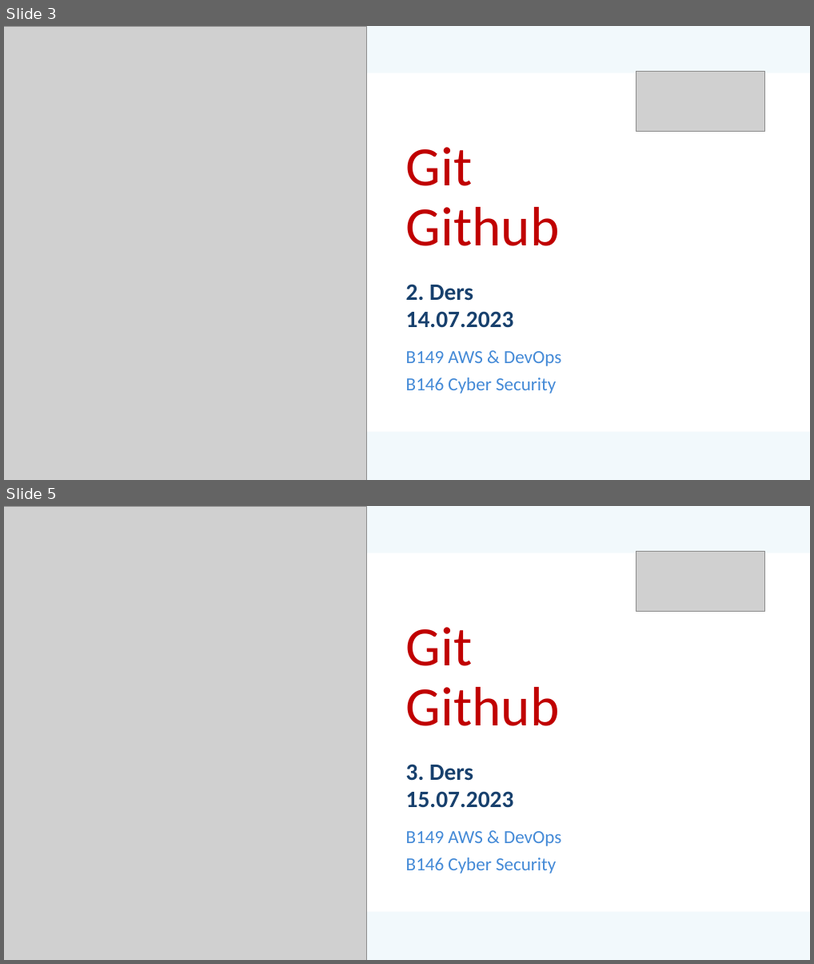
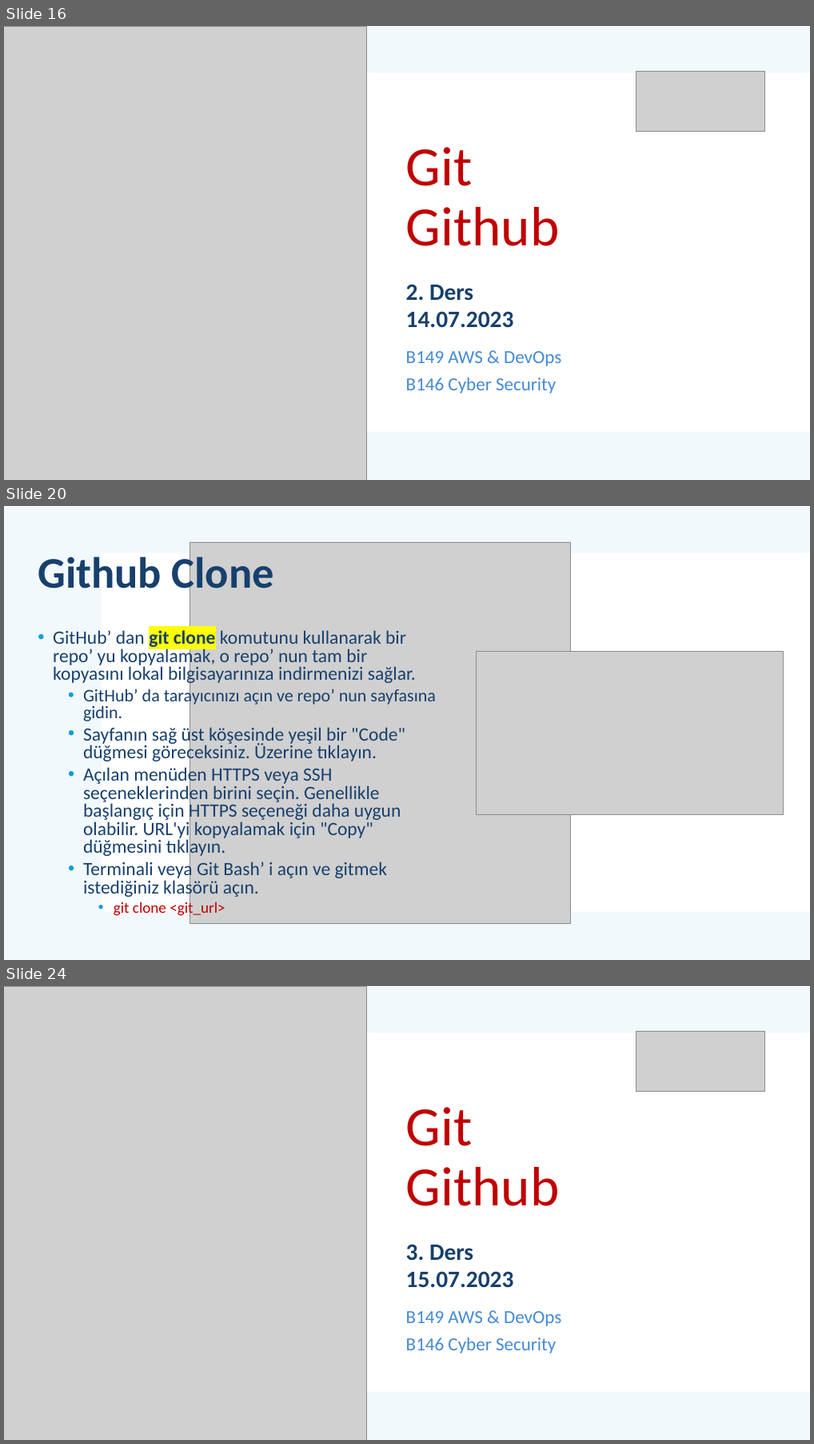
Before and after one commit to mehmetsungur/GitGithub, a slide deck: GitGithub.pptx. Shown one above the other, each under a label of ours: slides 3 and 5 before the commit, slides 16, 20 and 24 after it; the slides between them are not shown. The pictures are 814x964 and 814x1444 pixels, drawn with LibreOffice and Linux fonts; fonts in the diff are those of the drawing; grey boxes stand for pictures. Boxes give left, top, right and bottom in pixels: in the first picture for what was removed or moved away, otherwise in the second. Text is boxed around its words. In the diff, an @@ line names an element or a change of style, - is before the commit and + after.

```diff
--- a/GitGithub.pptx
+++ b/GitGithub.pptx
@@ slide 20 added at (x1=4, y1=506, x2=810, y2=960), background #FFFFFF; not listed: 2 template elements that a slide beside it also shows @@
@@ title added at (x1=38, y1=552, x2=274, y2=599), 52 pt, text #17406D, bold @@
+Github Clone
@@ picture added at (x1=190, y1=542, x2=571, y2=923) @@
@@ text added at (x1=53, y1=630, x2=436, y2=916), 22.4 pt, text #17406D @@
+• GitHub’ dan git clone komutunu kullanarak bir repo’ yu kopyalamak, o repo’ nun tam bir kopyasını lokal bilgisayarınıza indirmenizi sağlar.
+  • GitHub’ da tarayıcınızı açın ve repo’ nun sayfasına gidin.
+  • Sayfanın sağ üst köşesinde yeşil bir "Code" düğmesi göreceksiniz. Üzerine tıklayın.
+  • Açılan menüden HTTPS veya SSH seçeneklerinden birini seçin. Genellikle başlangıç için HTTPS seçeneği daha uygun olabilir. URL'yi kopyalamak için "Copy" düğmesini tıklayın.
+  • Terminali veya Git Bash’ i açın ve gitmek istediğiniz klasörü açın.
+    • git clone <git_url>
@@ picture added at (x1=477, y1=651, x2=784, y2=815) @@
@@ what was slide 3 is now slide 16 @@
@@ what was slide 5 is now slide 24 @@
```
Also in this commit, not shown: 5 slides changed, 15 other slides added, 22 slides removed, 1 other file.
